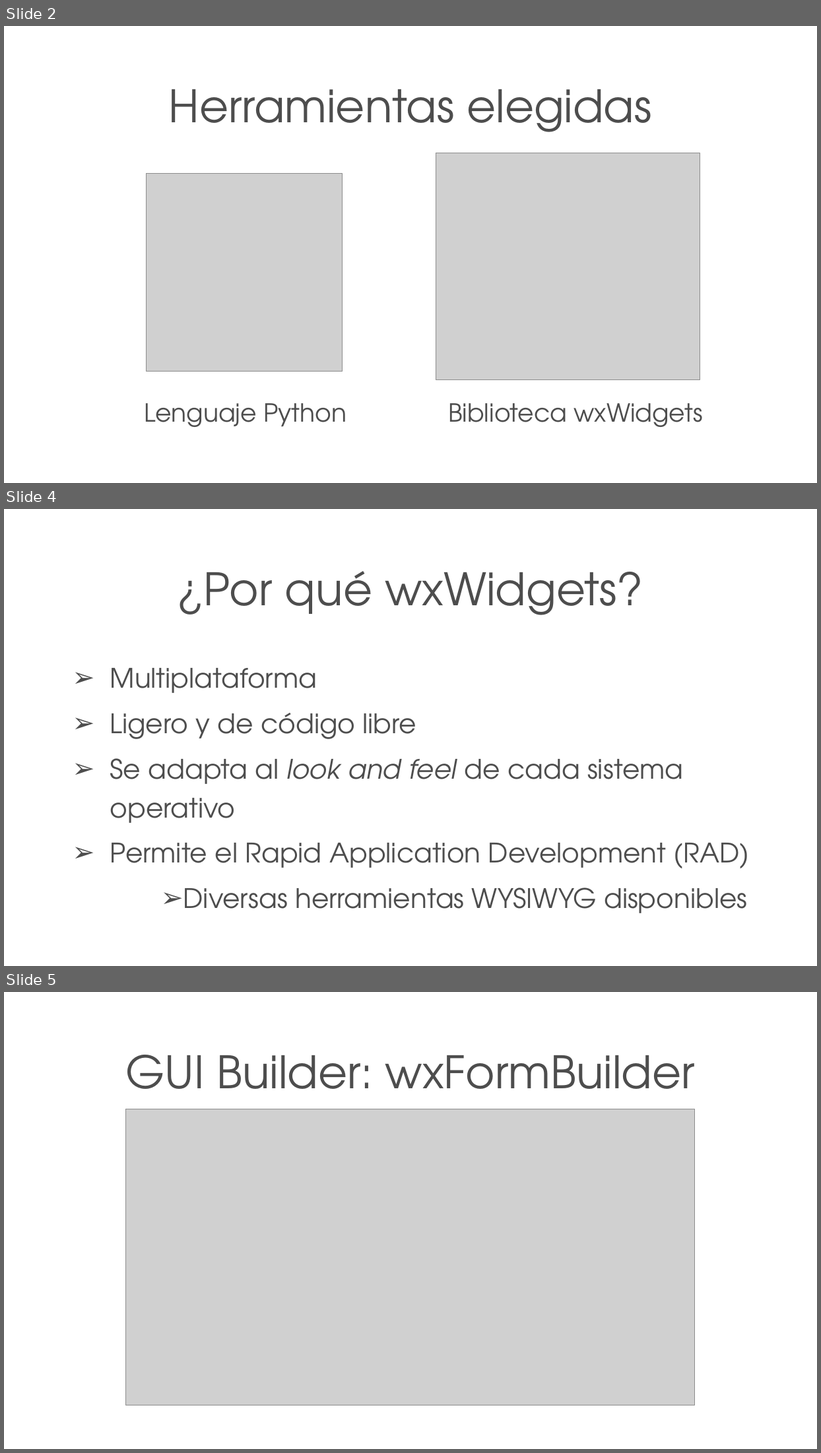
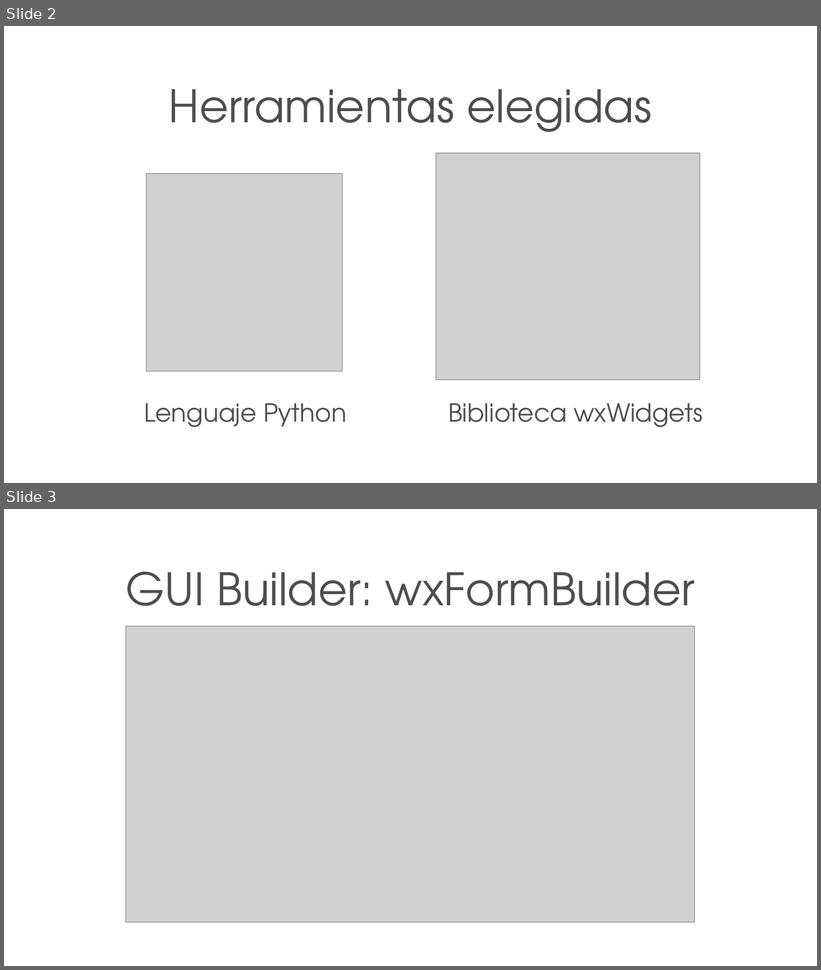
Before and after one commit to Dmon4516/IPC-Practices, a slide deck: Practica8/presentacion/Proyecto Práctica 8.ppt. Shown one above the other, each under a label of ours: slides 2, 4 and 5 before the commit, slides 2 and 3 after it; the slides between them are not shown. The pictures are 821x1453 and 821x970 pixels, drawn with LibreOffice and Linux fonts; fonts in the diff are those of the drawing; grey boxes stand for pictures; background and template pictures are left out. Boxes give left, top, right and bottom in pixels: in the first picture for what was removed or moved away, otherwise in the second. Text is boxed around its words. In the diff, an @@ line names an element or a change of style, - is before the commit and + after.

```diff
--- a/Practica8/presentacion/Proyecto Práctica 8.ppt
+++ b/Practica8/presentacion/Proyecto Práctica 8.ppt
@@ slide 4 removed at (4, 509, 817, 966), background picture (left out) @@
@@ title removed at (178, 571, 644, 615) @@
-¿Por qué wxWidgets?
@@ text removed at (110, 668, 750, 914) @@
-➢ Multiplataforma
-➢ Ligero y de código libre
-➢ Se adapta al look and feel de cada sistema operativo
-➢ Permite el Rapid Application Development (RAD)
-  ➢ Diversas herramientas WYSIWYG disponibles
@@ what was slide 5 is now slide 3 @@
```
Also in this commit, not shown: 6 slides changed, 1 other slide removed, 3 other files.
